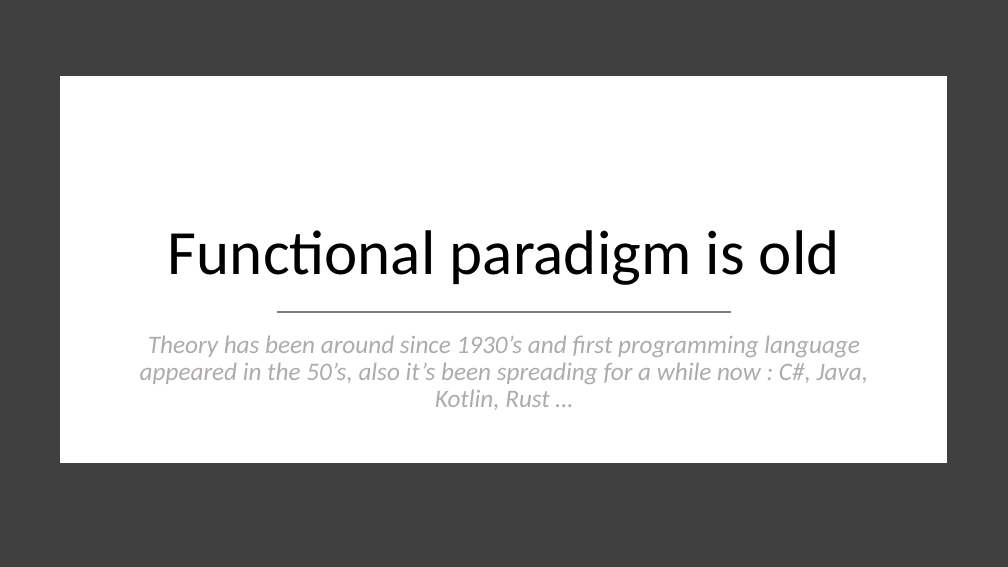
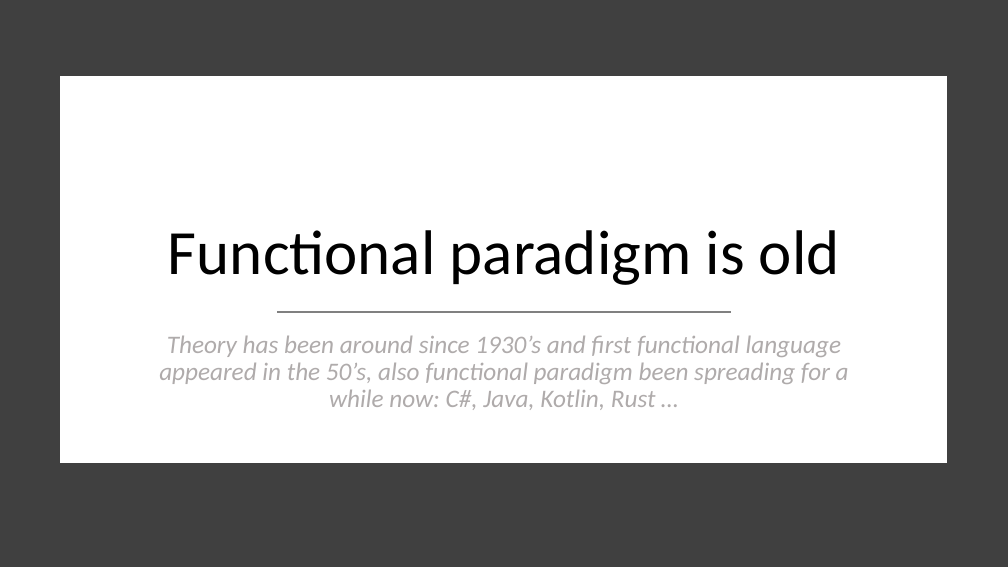
Before and after one commit to essic/prez-why-fsharp, a slide deck: slide 7 of WhyFSharp.pptx. Drawn at 1008x567 pixels with LibreOffice and Linux fonts; fonts in the diff are those of the drawing. Boxes give left, top, right and bottom in pixels: in the first picture for what was removed or moved away, otherwise in the second. Text is boxed around its words. In the diff, an @@ line names an element or a change of style, - is before the commit and + after.

```diff
--- a/WhyFSharp.pptx
+++ b/WhyFSharp.pptx
@@ text at [159,335,849,410]: text changed @@
-Theory has been around since 1930’s and first programming language appeared in the 50’s, also it’s been spreading for a while now : C#, Java, Kotlin, Rust …
+Theory has been around since 1930’s and first functional language appeared in the 50’s, also functional paradigm been spreading for a while now: C#, Java, Kotlin, Rust …
```
Also in this commit, not shown: 19 other slides changed, 1 slide removed.
